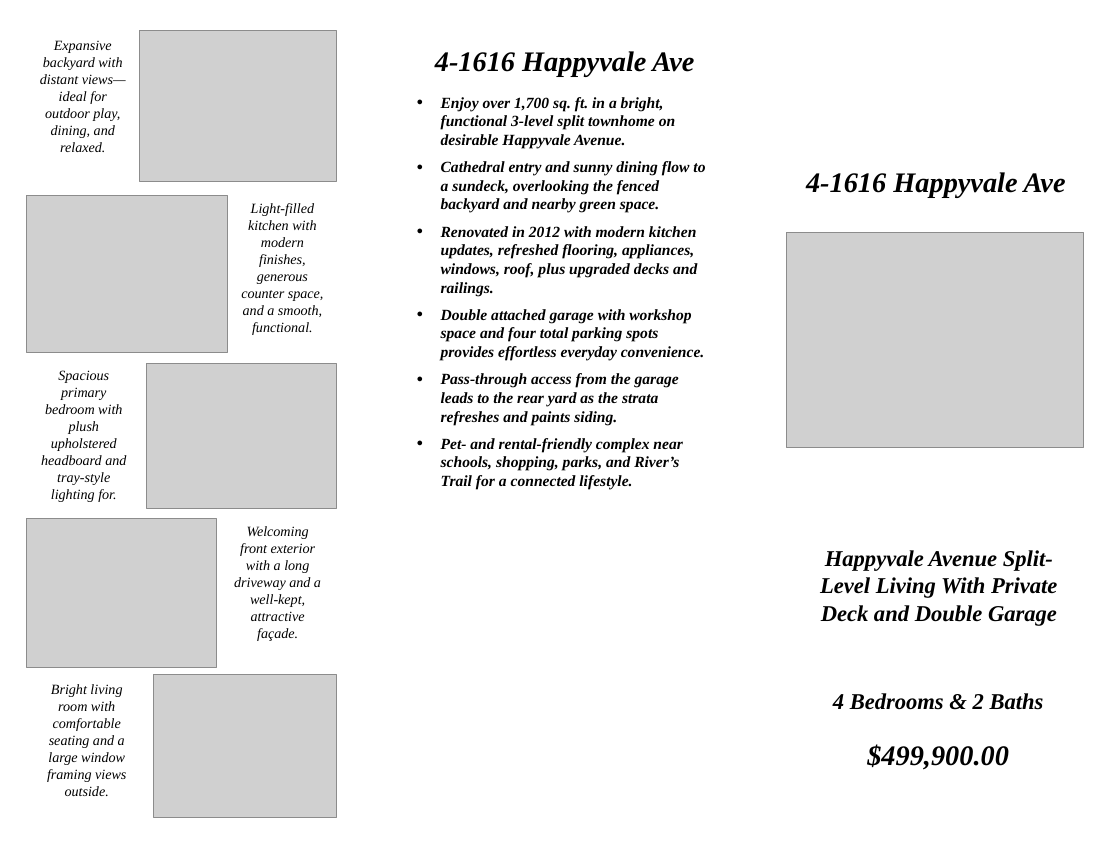
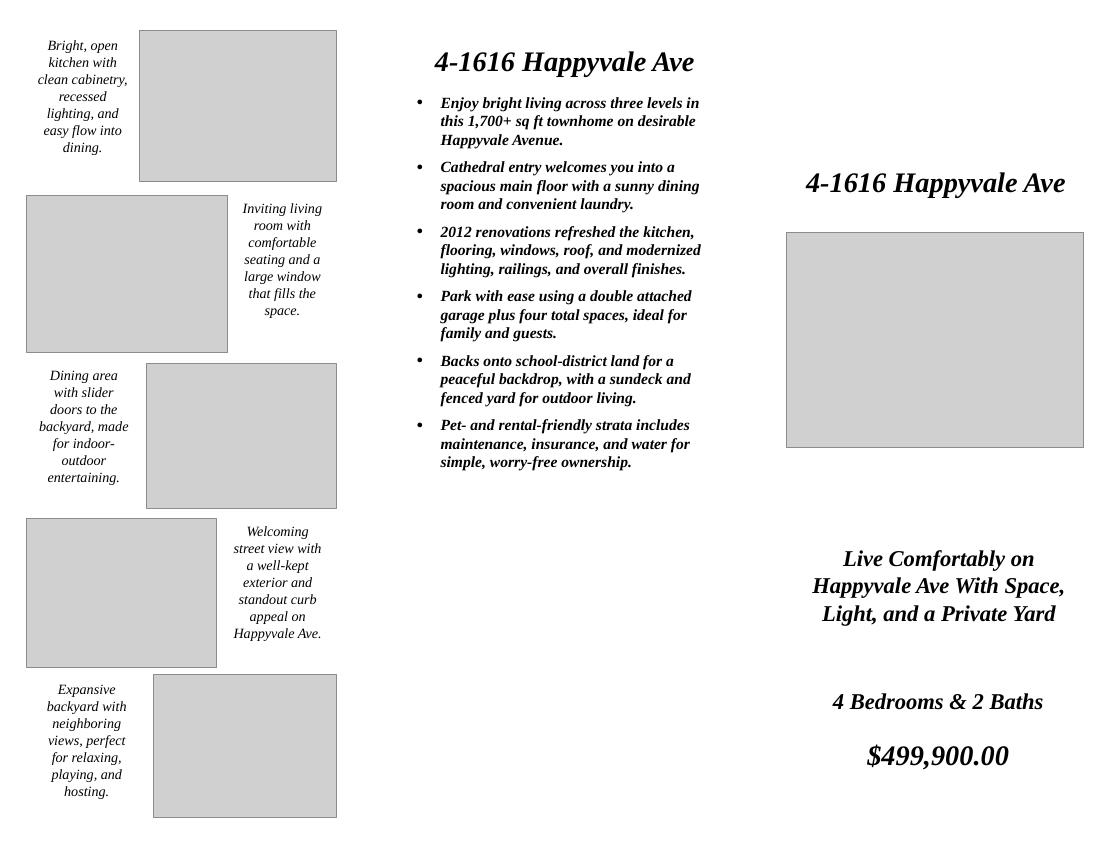
Before and after one commit to Shup04/Brochure-Agent, a slide deck: slide 1 of test_output.pptx. Drawn at 1120x865 pixels with LibreOffice and Linux fonts; fonts in the diff are those of the drawing; grey boxes stand for pictures; background and template pictures are left out. Boxes give left, top, right and bottom in pixels: in the first picture for what was removed or moved away, otherwise in the second. Text is boxed around its words. In the diff, an @@ line names an element or a change of style, - is before the commit and + after.

```diff
--- a/test_output.pptx
+++ b/test_output.pptx
@@ text at <box>38,40,128,155</box>: text changed @@
-Expansive backyard with distant views—ideal for outdoor play, dining, and relaxed.
+Bright, open kitchen with clean cabinetry, recessed lighting, and easy flow into dining.
@@ text at <box>441,97,700,471</box>: text changed @@
-● Enjoy over 1,700 sq. ft. in a bright, functional 3-level split townhome on desirable Happyvale Avenue.
-● Cathedral entry and sunny dining flow to a sundeck, overlooking the fenced backyard and nearby green space.
-● Renovated in 2012 with modern kitchen updates, refreshed flooring, appliances, windows, roof, plus upgraded decks and railings.
-● Double attached garage with workshop space and four total parking spots provides effortless everyday convenience.
-● Pass-through access from the garage leads to the rear yard as the strata refreshes and paints siding.
-● Pet- and rental-friendly complex near schools, shopping, parks, and River’s Trail for a connected lifestyle.
+● Enjoy bright living across three levels in this 1,700+ sq ft townhome on desirable Happyvale Avenue.
+● Cathedral entry welcomes you into a spacious main floor with a sunny dining room and convenient laundry.
+● 2012 renovations refreshed the kitchen, flooring, windows, roof, and modernized lighting, railings, and overall finishes.
+● Park with ease using a double attached garage plus four total spaces, ideal for family and guests.
+● Backs onto school-district land for a peaceful backdrop, with a sundeck and fenced yard for outdoor living.
+● Pet- and rental-friendly strata includes maintenance, insurance, and water for simple, worry-free ownership.
@@ text at <box>243,203,322,318</box>: text changed @@
-Light-filled kitchen with modern finishes, generous counter space, and a smooth, functional.
+Inviting living room with comfortable seating and a large window that fills the space.
@@ text at <box>39,370,129,485</box>: text changed @@
-Spacious primary bedroom with plush upholstered headboard and tray-style lighting for.
+Dining area with slider doors to the backyard, made for indoor-outdoor entertaining.
@@ text at <box>234,526,322,641</box>: text changed @@
-Welcoming front exterior with a long driveway and a well-kept, attractive façade.
+Welcoming street view with a well-kept exterior and standout curb appeal on Happyvale Ave.
@@ text at <box>812,550,1066,626</box>: text changed @@
-Happyvale Avenue Split-Level Living With Private Deck and Double Garage
+Live Comfortably on Happyvale Ave With Space, Light, and a Private Yard
@@ text at <box>47,684,126,799</box>: text changed @@
-Bright living room with comfortable seating and a large window framing views outside.
+Expansive backyard with neighboring views, perfect for relaxing, playing, and hosting.
```
Also in this commit, not shown: 1 other slide changed, 2 other files.
